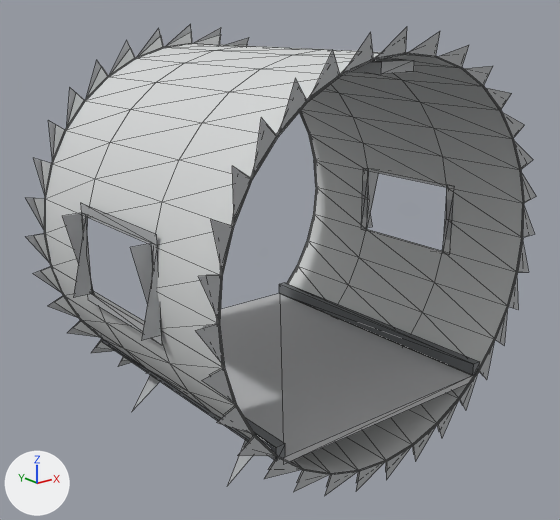
The glTF model models/kit/habWindow_steel_meshin.glb, before and after one commit.
Before and after are seen from a camera (50 mm lens) standing at (-3.02, -3.76, 2.99) and looking at (-0.04, -0.03, 1.5). The lights are fixed; the arrows at lower left show +X, +Y and +Z. The first picture is the older version. Mesh edges are drawn as thin lines. Vertices at exactly the same position are counted once.

Objects in the first picture: 'habWindow_steel_meshin'.
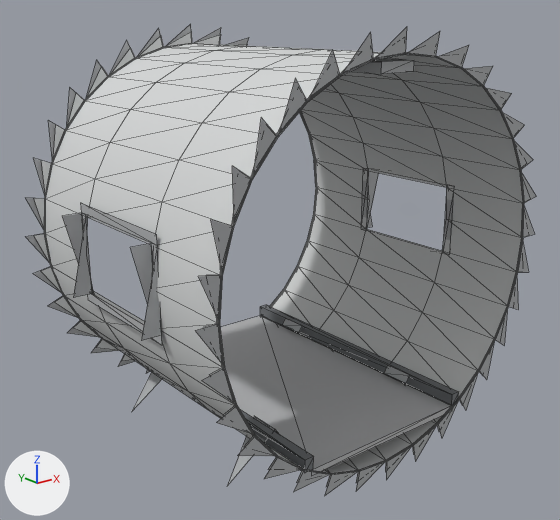
Pixel boxes (x1, y1, x2, y2) of what changed, in the pictures (560 x 520 px; the box of a moved part takes in the faces that stretch with it):
```json
{"part": 1, "of": "me_base", "change": "moved or reshaped", "before": [219, 294, 474, 462], "after": [220, 316, 452, 472]}
{"part": 2, "of": "me_base", "change": "moved or reshaped", "before": [101, 338, 285, 460], "after": [241, 410, 314, 471]}
{"part": 3, "of": "me_base", "change": "moved or reshaped", "before": [279, 283, 480, 376], "after": [260, 305, 458, 406]}
```

Edits to the scene script, one JSON object a line:
```json
{"block": "me_base", "where": "me_base.from_pydata(...)  # 612 vertices, 532 faces; spans x -1.3..1.3, y -1.0..1.0, z 0.35..2.95"}
{"block": "me_base", "where": "# used by ob_habwindow_steel_meshin; location = (0.0, 0.0, 0.0)"}
{"block": "me_base", "change": "me_base part 1: the loose piece of 8 vertices spanning x -0.78..0.78, y -1.0..1.0, z 0.76..0.8 is scaled about its middle by (0.749, 1, 1), then moved by (0.0, 0.0, -0.15)"}
{"block": "me_base", "change": "me_base part 2: the loose piece of 8 vertices spanning x -0.83..-0.77, y -1.0..1.0, z 0.8..0.88 is moved by (0.2, 0.0, -0.15)"}
{"block": "me_base", "change": "me_base part 3: the loose piece of 8 vertices spanning x 0.77..0.83, y -1.0..1.0, z 0.8..0.88 is moved by (-0.2, 0.0, -0.15)"}
```
